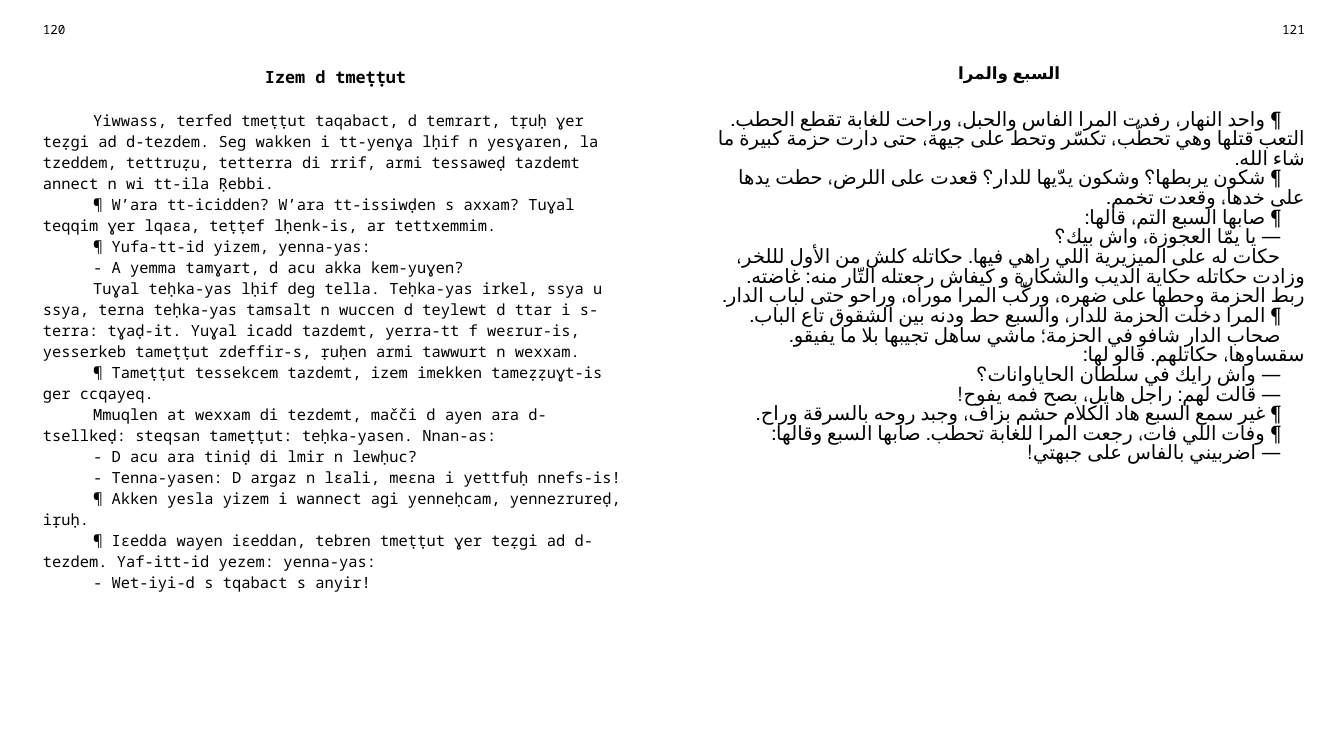
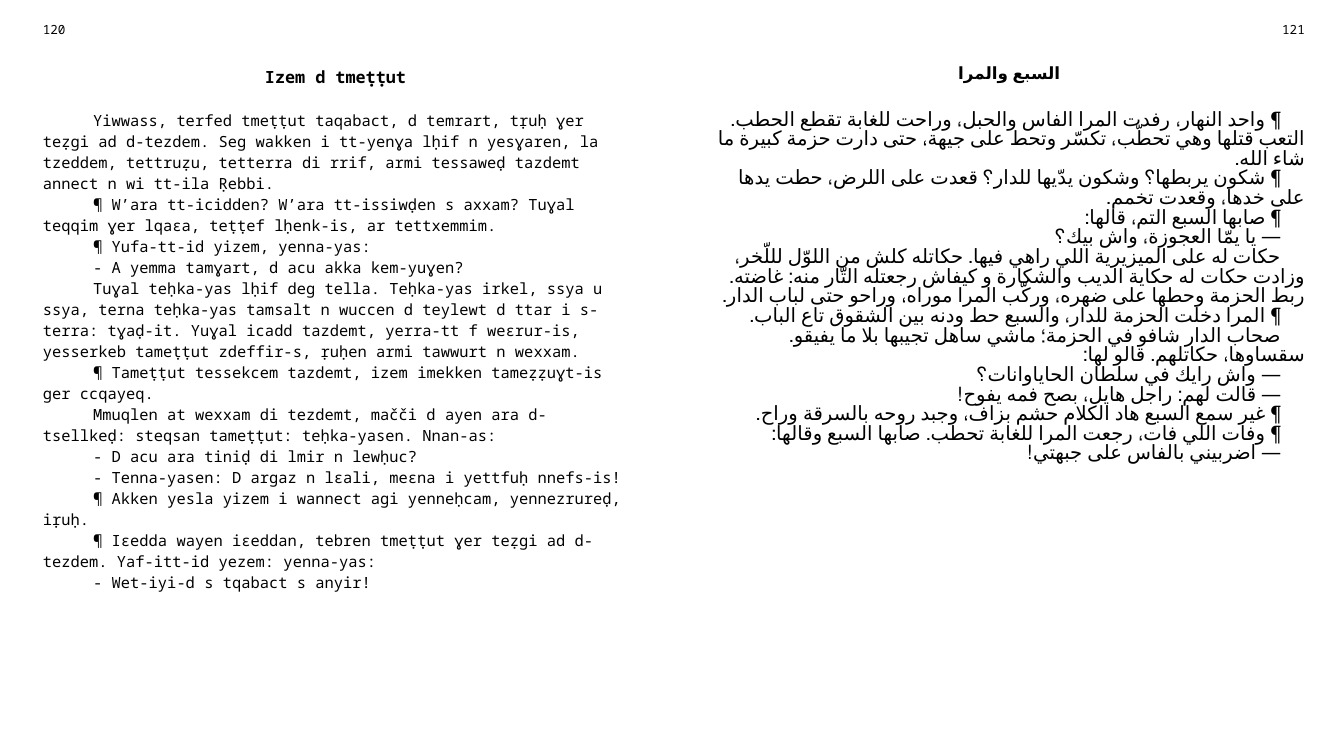
Before and after one commit to sferhah/tamacahut_n_wuccen, a slide deck: slide 56 of Uccen.ConsoleApp/uccen.arq.pptx. Drawn at 1344x756 pixels with LibreOffice and Linux fonts; fonts in the diff are those of the drawing. Boxes give left, top, right and bottom in pixels: in the first picture for what was removed or moved away, otherwise in the second. Text is boxed around its words. In the diff, an @@ line names an element or a change of style, - is before the commit and + after.

```diff
--- a/Uccen.ConsoleApp/uccen.arq.pptx
+++ b/Uccen.ConsoleApp/uccen.arq.pptx
@@ table at <box>32,16,1315,729</box> @@
-row 3, column 3: ¶ واحد النهار، رفدت المرا الفاس والحبل، وراحت للغابة تقطع الحطب. التعب قتلها وهي تحطّب، تكسّر وتحط على جيهة، حتى دارت حزمة كبيرة ما شاء الله. / ¶ شكون يربطها؟ وشكون يدّيها للدار؟ قعدت على اللرض، حطت يدها على خدها، وقعدت تخمم. / ¶ صابها السبع التم، قالها: / — يا يمّا العجوزة، واش بيك؟ / حكات له على الميزيرية اللي راهي فيها. حكاتله كلش من الأول لللخر، وزادت حكاتله حكاية الديب والشكارة و كيفاش رجعتله التّار منه: غاضته. ربط الحزمة وحطها على ضهره، وركّب المرا موراه، وراحو حتى لباب الدار. / ¶ المرا دخلت الحزمة للدار، والسبع حط ودنه بين الشقوق تاع الباب. / صحاب الدار شافو في الحزمة؛ ماشي ساهل تجيبها بلا ما يفيقو. سقساوها، حكاتلهم. قالو لها: / — واش رايك في سلطان الحاياوانات؟ / — قالت لهم: راجل هايل، بصح فمه يفوح! / ¶ غير سمع السبع هاد الكلام حشم بزاف، وجبد روحه بالسرقة وراح. / ¶ وفات اللي فات، رجعت المرا للغابة تحطب. صابها السبع وقالها: / — اضربيني بالفاس على جبهتي!
+row 3, column 3: ¶ واحد النهار، رفدت المرا الفاس والحبل، وراحت للغابة تقطع الحطب. التعب قتلها وهي تحطّب، تكسّر وتحط على جيهة، حتى دارت حزمة كبيرة ما شاء الله. / ¶ شكون يربطها؟ وشكون يدّيها للدار؟ قعدت على اللرض، حطت يدها على خدها، وقعدت تخمم. / ¶ صابها السبع التم، قالها: / — يا يمّا العجوزة، واش بيك؟ / حكات له على الميزيرية اللي راهي فيها. حكاتله كلش من اللوّل لللّخر، وزادت حكات له حكاية الديب والشكارة و كيفاش رجعتله التّار منه: غاضته. ربط الحزمة وحطها على ضهره، وركّب المرا موراه، وراحو حتى لباب الدار. / ¶ المرا دخلت الحزمة للدار، والسبع حط ودنه بين الشقوق تاع الباب. / صحاب الدار شافو في الحزمة؛ ماشي ساهل تجيبها بلا ما يفيقو. سقساوها، حكاتلهم. قالو لها: / — واش رايك في سلطان الحاياوانات؟ / — قالت لهم: راجل هايل، بصح فمه يفوح! / ¶ غير سمع السبع هاد الكلام حشم بزاف، وجبد روحه بالسرقة وراح. / ¶ وفات اللي فات، رجعت المرا للغابة تحطب. صابها السبع وقالها: / — اضربيني بالفاس على جبهتي!
```
Also in this commit, not shown: 1 other file.
